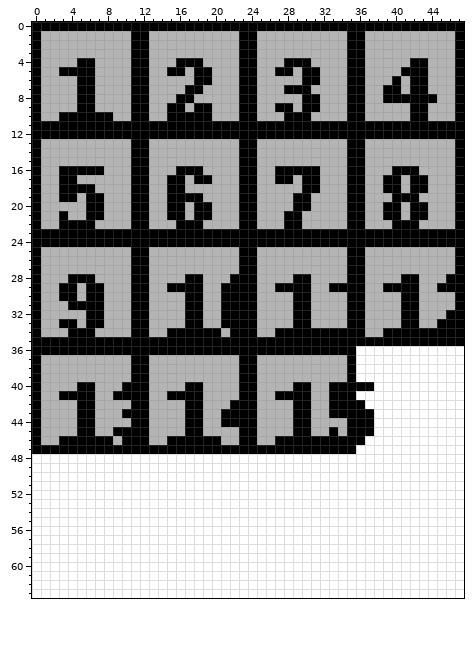
One commit to this pixel-art sprite: public/assets/puzzleImages/blockSlideBase.png. Above, as it was before the edit.
The file is 48x64 pixels. Pixels under 10% opacity are left out. Colours within 5 levels of each other are drawn and written as one.
Once edited:
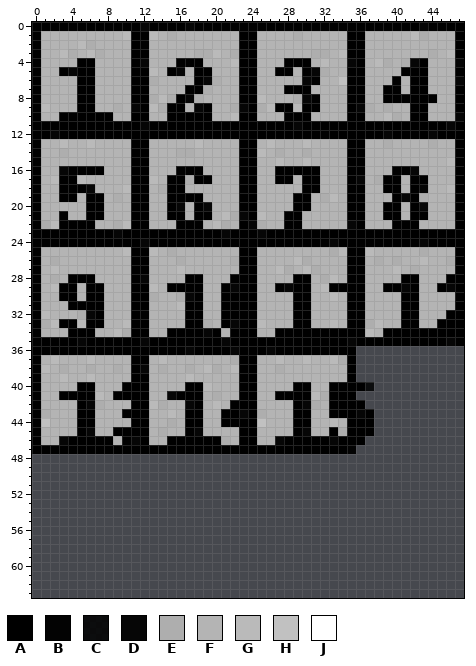
Palette (. is transparent): A #000000  B #010101f8  C #030303db  D #060606  E #aeaeae  F #b4b4b4  G #bababa  H #c1c1c1  J #ffffff
What changed:
Changed rows in their new state; - is an unchanged pixel.
first column x 0:
 0 ------------D----D-------------------------D----
 1 ----------G--G-E-------------E------------GE----
 2 -----GE-----------------------------------------
 3 ---GE-GE----------EEG-E--------EE-G---------E-G-
 4 ------------D---------G---------G--D--GE-ED----D
 5 ----D--------G--D--------------DE---------------
 6 -------------E-----DE---------D---H------------D
 7 -------------------E----------------------------
 8 -------------EGE-DE------G---ED-----------------
 9 -G-------E-D-GE---D---ED-EG--G------DE-E--------
10 ----------------------G----------------GE------D
11 ------------D----------------D----------------D-
12 --D------------------------------------D----D---
13 ---G--G-----------G-------G---G--------E----E---
14 ---E------------EE-------G-E--E-----------------
15 ---------------------------G--G---------------G-
16 ---D--------------------------------------D-----
17 --G--G-------G---E------------------D-E---------
18 ------D---G---E----------------------------D--G-
19 ---------E----------------------EG-------D-E----
20 ----------------D--D-----------------------D----
21 ---------------------GED-G----------------------
22 -EG------EG---------GE--DE---------D------------
23 ---------D-----------D---D----------------------
24 ------------D--------------------D---------D----
25 ----------G--G-E-----------------EG--G-----E----
26 --E-------------E-----E------GE-------E-E--G--E-
27 --G-------------G----------GE-GE--------G-E-----
28 --E---------D-------------------EG--------------
29 --G----------G--------D-----D---G--------D----D-
30 -------------E--ED---------------G--------------
31 ----------------G-------------------------------
32 -G---ED-----------------------------------------
33 -EG--G----G--------E--D--G-------G---EG---------
34 ---------GE--------D-----------------G----------
35 -----D------D--------D-------------D----------D-
36 -----------------D----D---D---------............
37 --G---G-------G-------E----G--G--GE-............
38 -G-E--E--E--D-E--E-GE-G----E--------............
39 ---G--G----------G------------------............
40 -------------------G-----------------C..........
41 -------G-------D----E----------GE---............
42 ------DE-----GE--D--G---------DE-----...........
43 -E-------------G-------D-E----------D-..........
44 -H-------------E---------H-------G----..........
45 ------D-------E---D-----------D---E---..........
46 ---D-------D---------E-----D-----D---...........
47 -----------------------------------B............
48 ................................................
49 ................................................
50 ................................................
51 ................................................
52 ................................................
53 ................................................
54 ................................................
55 ................................................
56 ................................................
57 ................................................
58 ................................................
59 ................................................
60 ................................................
61 ................................................
62 ................................................
63 ................................................
Pixel boxes of the changes (left, top, right, bottom) in both pictures:
changed: (32, 22, 464, 598)
